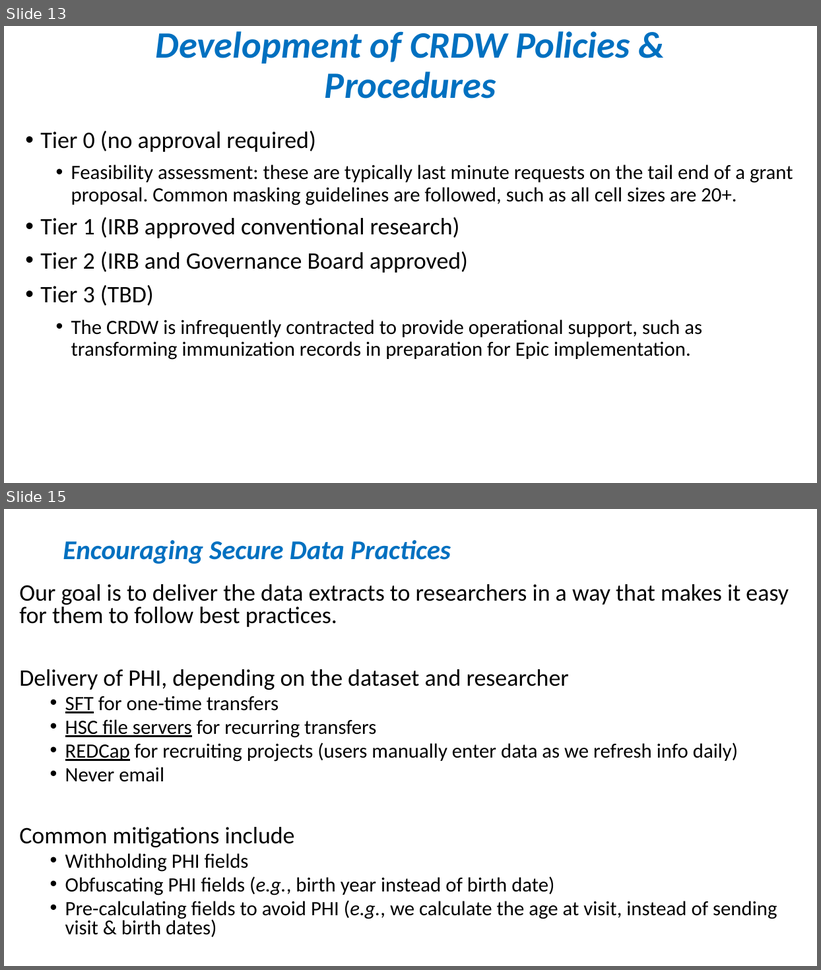
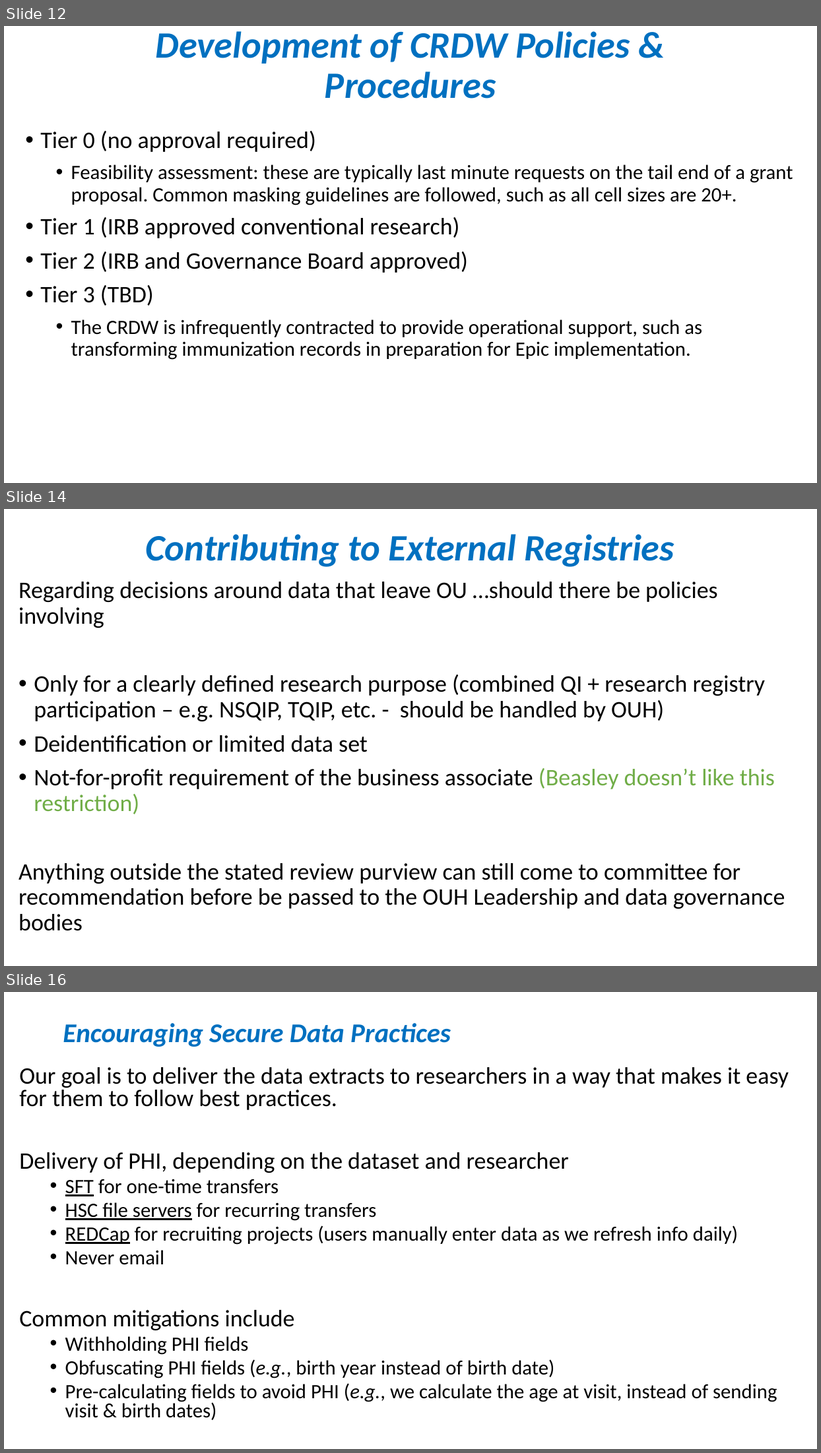
Before and after one commit to OuhscBbmc/prairie-outpost-public, a slide deck: publications/presentation-2021-10-governance/crdw-2021-10.pptx. Shown one above the other, each under a label of ours: slides 13 and 15 before the commit, slides 12, 14 and 16 after it; the slides between them are not shown. The pictures are 821x970 and 821x1453 pixels, drawn with LibreOffice and Linux fonts; fonts in the diff are those of the drawing. Boxes give left, top, right and bottom in pixels: in the first picture for what was removed or moved away, otherwise in the second. Text is boxed around its words. In the diff, an @@ line names an element or a change of style, - is before the commit and + after.

Commit message:
modified slides for governance board
https://github.com/OuhscBbmc/prairie-outpost/issues/597

```diff
--- a/publications/presentation-2021-10-governance/crdw-2021-10.pptx
+++ b/publications/presentation-2021-10-governance/crdw-2021-10.pptx
@@ slide 14 added at bbox=[4, 509, 817, 966], background #FFFFFF @@
@@ title added at bbox=[146, 534, 675, 567], 44 pt, text #0070C0, bold, italic @@
+Contributing to External Registries
@@ text added at bbox=[19, 582, 785, 931], 28 pt, text #000000 @@
+Regarding decisions around data that leave OU …should there be policies involving
+• Only for a clearly defined research purpose (combined QI + research registry participation – e.g. NSQIP, TQIP, etc. - should be handled by OUH)
+• Deidentification or limited data set
+• Not-for-profit requirement of the business associate (Beasley doesn’t like this restriction)
+Anything outside the stated review purview can still come to committee for recommendation before be passed to the OUH Leadership and data governance bodies
@@ what was slide 13 is now slide 12 @@
@@ what was slide 15 is now slide 16 @@
```
Also in this commit, not shown: 2 slides changed.
